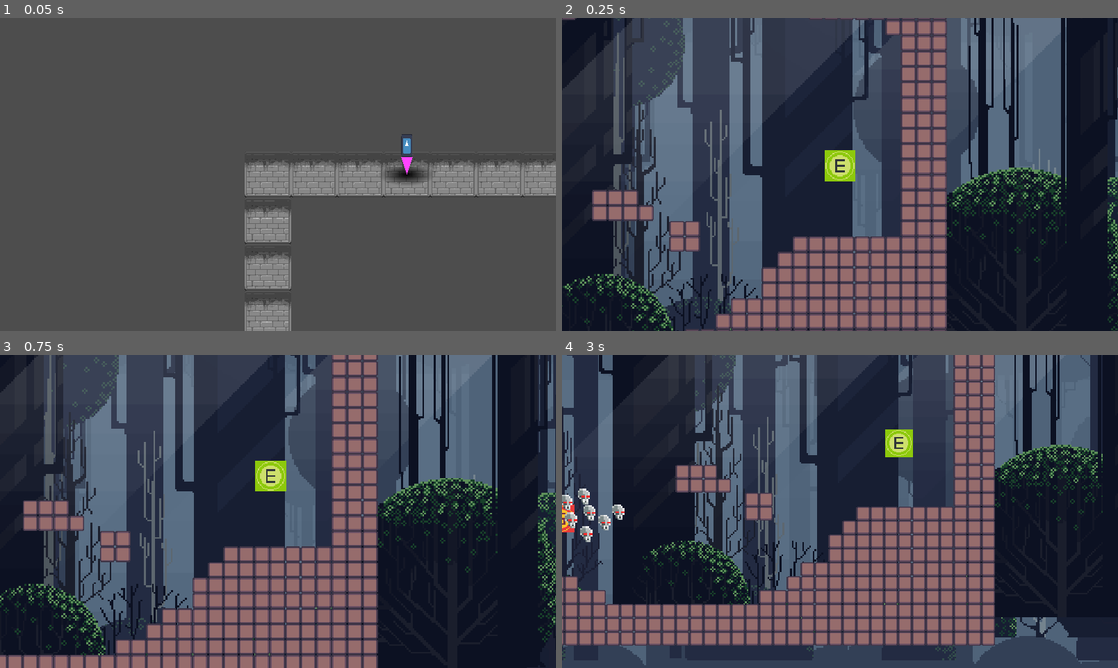
Above: before the commit, frames 1-4 (two rows, left to right).
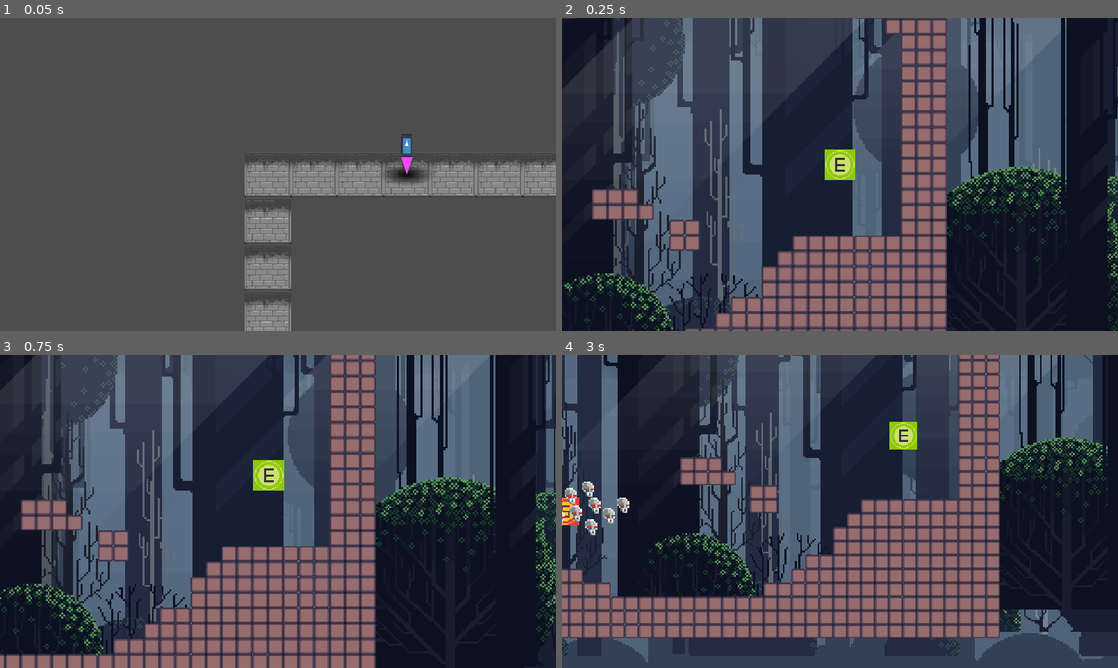
Above: after the commit, the same moments.

Repository: DennisFan11/Runeopoly
Game: Godot game, scene res://UnitTest/GameLoopFSM/GameLoopFSM_UnitTest.tscn
The game is run twice, just before and just after one commit, with the same random seed, the same clock (stepped at 60 frames per second) and the same inputs. The engine's default icon, where the game draws it, is replaced by a stand-in: a white triangle on a blue panel in a dark square.
Inputs (mouse positions are in pixels of both pictures, inside the frame that each line leads up to):
- Up to frame 1 (0.05 s): no input
- Up to frame 2 (0.25 s): no input
- Up to frame 3 (0.75 s): tap Enter (ui_accept) at 0.5 s; move the mouse to (400, 495) at 0.52 s; hold D (right) from 0.53 s (still down); tap Space (space) at 0.6 s; click (400, 495) at 0.67 s
- Up to frame 4 (3 s): tap Enter (ui_accept) at 0.77 s; release D (right) at 1.25 s; drag from (728, 527) to (812, 574) at 1.27 s; move the mouse to (895, 442) at 2.02 s; hold A (left) 2.03-2.75 s; hold Mouse wheel down (zoom_out) 2.03-2.75 s; drag from (812, 574) to (567, 539) at 2.77 s

Frame 1 is identical in both runs. In frame 2, 6.9% of the frame differs, in the area x 0-100%, y 0-100%; in frame 3, 21%; in frame 4, 35%, in the area x 0-99%, y 0-100%.

Commit message:
player speed

Diff:
--- a/Unit/Enemy/Skull/Skull.tscn
+++ b/Unit/Enemy/Skull/Skull.tscn
@@ -9,6 +9,8 @@
 radius = 14.0
 
 [node name="Skull" type="CharacterBody2D"]
+collision_layer = 2
+collision_mask = 3
 motion_mode = 1
 script = ExtResource("1_yr0ss")
 
--- a/Unit/player/Wizard/wizard.gd
+++ b/Unit/player/Wizard/wizard.gd
@@ -1,10 +1,10 @@
 extends Player
 
 
-const SPEED = 9.0 # %
+const SPEED = 13.5 # %
 const MAX_SPEED = 200.0
 const JUMP_SPEED = -500.0
-const G = 1800.0
+const G = 2000.0
 func _ready():
 	$PlayerBaseComponent.set_start_pos(global_position)
 	$PlayerBaseComponent.set_player(self)
